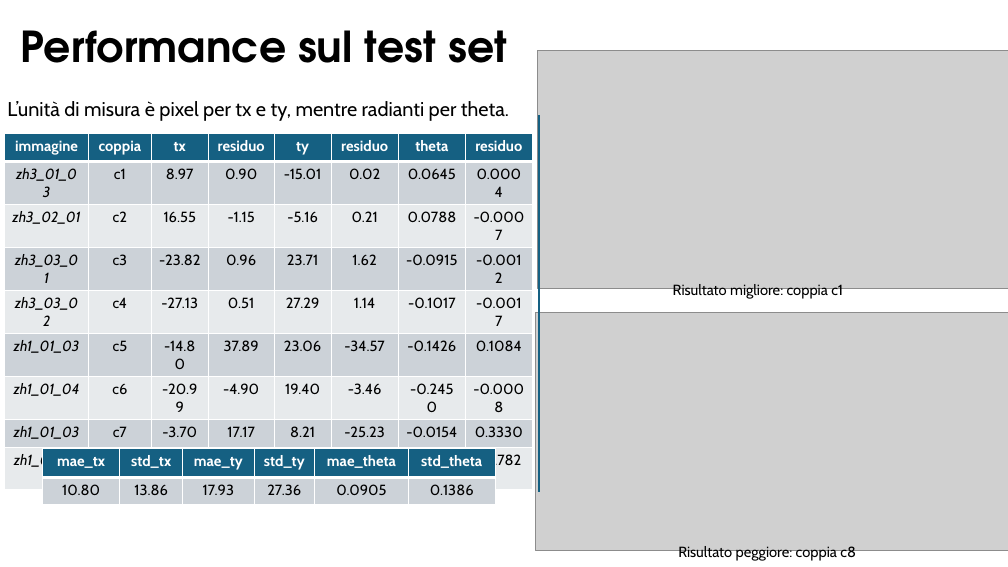
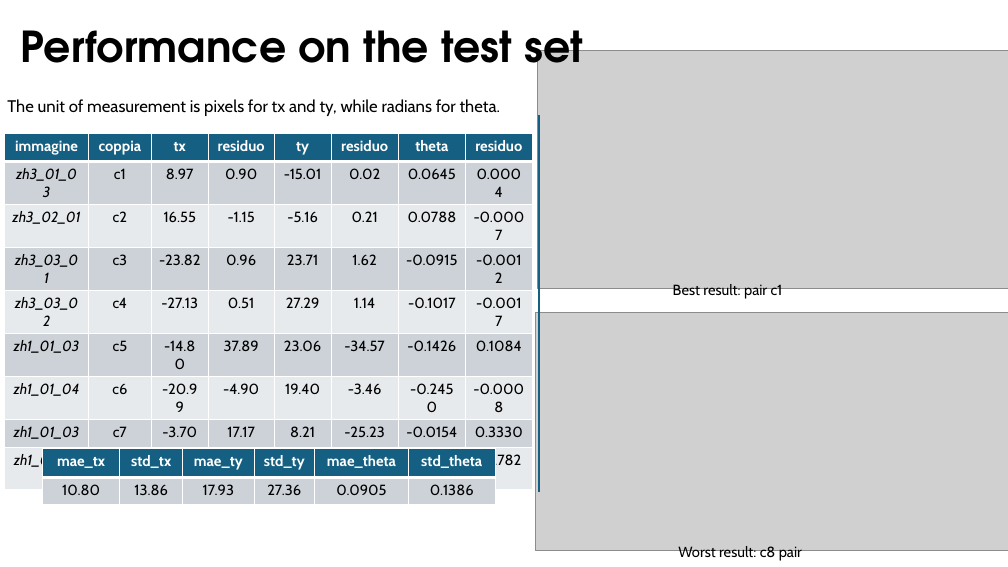
Before and after one commit to Gabro29/vision-course, a slide deck: slide 10 of First Assignment/Assignment_1.pptx. Drawn at 1008x567 pixels with LibreOffice and Linux fonts; fonts in the diff are those of the drawing; grey boxes stand for pictures. Boxes give left, top, right and bottom in pixels: in the first picture for what was removed or moved away, otherwise in the second. Text is boxed around its words. In the diff, an @@ line names an element or a change of style, - is before the commit and + after.

```diff
--- a/First Assignment/Assignment_1.pptx
+++ b/First Assignment/Assignment_1.pptx
@@ text at (x1=21, y1=15, x2=584, y2=79): text changed @@
-Performance sul test set
+Performance on the test set
@@ text at (x1=7, y1=99, x2=500, y2=116): text changed; size 19 to 16 pt @@
-L’unità di misura è pixel per tx e ty, mentre radianti per theta.
+The unit of measurement is pixels for tx and ty, while radians for theta.
@@ text at (x1=673, y1=284, x2=783, y2=299): text changed @@
-Risultato migliore: coppia c1
+Best result: pair c1
@@ text at (x1=678, y1=546, x2=802, y2=561): text changed @@
-Risultato peggiore: coppia c8
+Worst result: c8 pair
```
Also in this commit, not shown: 9 other slides changed, 1 slide added, 1 slide removed, 1 other file.
